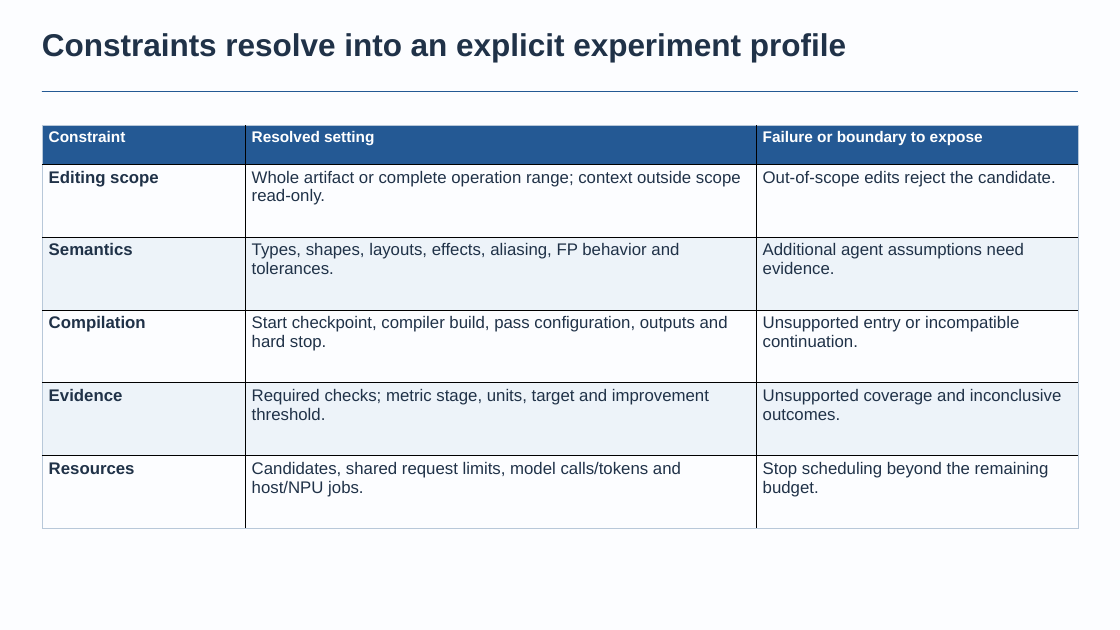
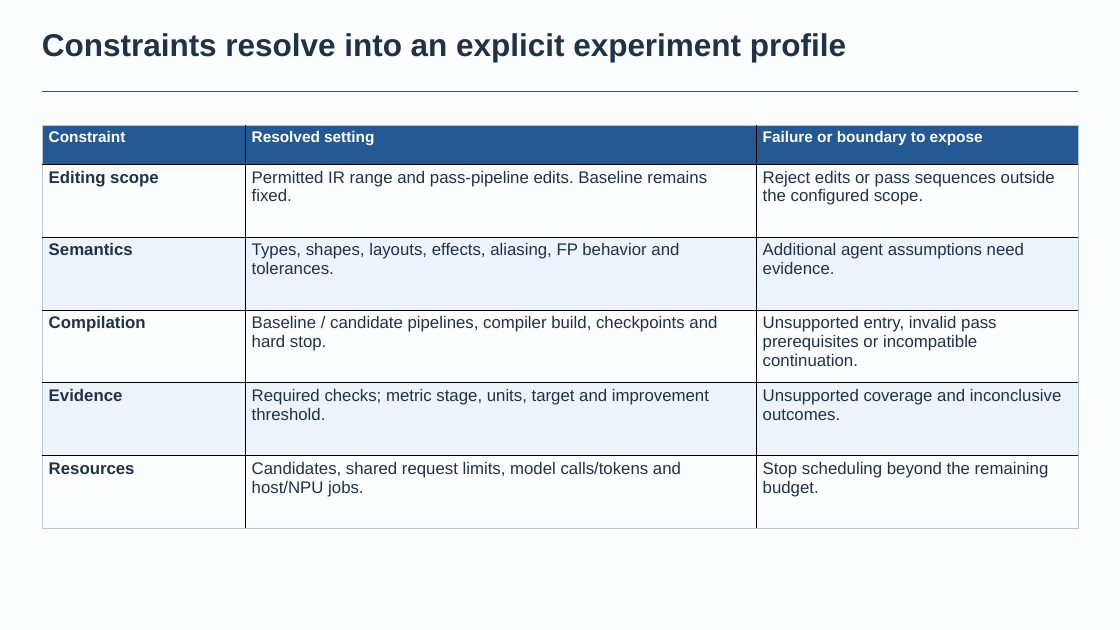
Before and after one commit to BonZirka/ascend-npu-optimization-research, a slide deck: slide 20 of output/ascend-optimization-pitch/ascend-optimization-technical.pptx (slide 17 before the commit). Drawn at 1120x630 pixels with LibreOffice and Linux fonts; fonts in the diff are those of the drawing. Boxes give left, top, right and bottom in pixels: in the first picture for what was removed or moved away, otherwise in the second. Text is boxed around its words. In the diff, an @@ line names an element or a change of style, - is before the commit and + after.

Commit message:
Add joint pass search and portable experiment contracts
Correct the matching-limit claim, emphasize pass placement alongside new transformations, and reframe ranges, precision and memory definedness. Add common kernel/pipeline/trial/evidence/report records and continuation across environments to the editable deck and linked framework plans.

```diff
--- a/output/ascend-optimization-pitch/ascend-optimization-technical.pptx
+++ b/output/ascend-optimization-pitch/ascend-optimization-technical.pptx
@@ table at (42,125,1077,528) @@
-row 2, column 2: Whole artifact or complete operation range; context outside scope read-only.
+row 2, column 2: Permitted IR range and pass-pipeline edits. Baseline remains fixed.
-row 2, column 3: Out-of-scope edits reject the candidate.
+row 2, column 3: Reject edits or pass sequences outside the configured scope.
-row 4, column 2: Start checkpoint, compiler build, pass configuration, outputs and hard stop.
+row 4, column 2: Baseline / candidate pipelines, compiler build, checkpoints and hard stop.
-row 4, column 3: Unsupported entry or incompatible continuation.
+row 4, column 3: Unsupported entry, invalid pass prerequisites or incompatible continuation.
```
Also in this commit, not shown: 11 other slides changed, 3 slides added, 9 other files.
